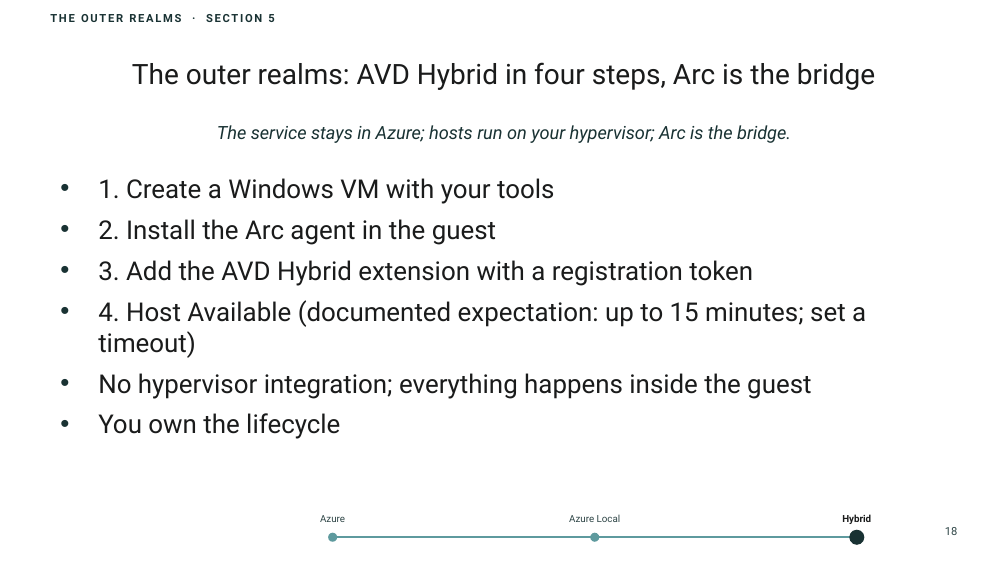
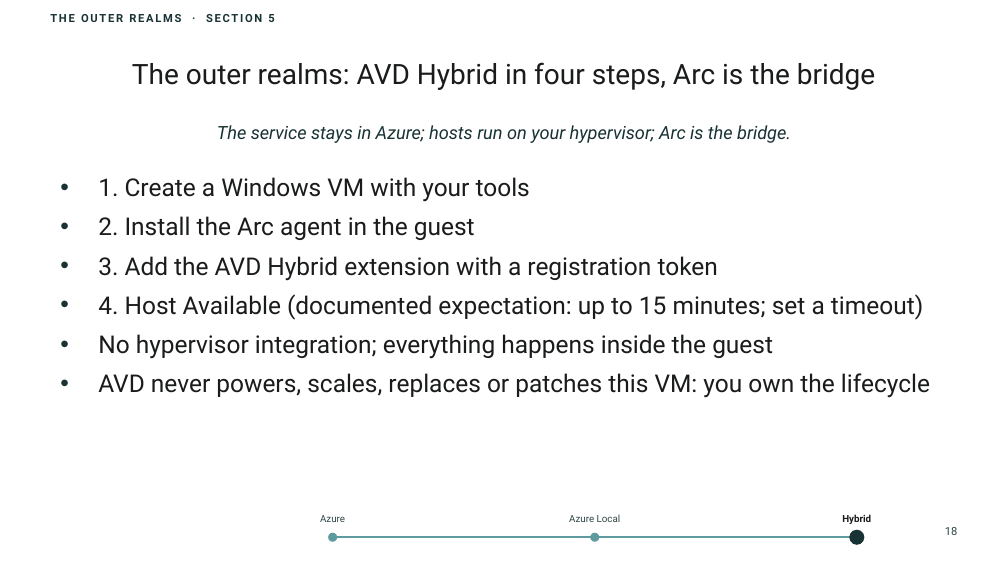
Before and after one commit to thisismydemo/nic2026_avd, a slide deck: slide 18 of presentation/AVD_Anywhere_NIC2026.pptx. Drawn at 1008x567 pixels with LibreOffice and Linux fonts; fonts in the diff are those of the drawing; background and template pictures are left out. Boxes give left, top, right and bottom in pixels: in the first picture for what was removed or moved away, otherwise in the second. Text is boxed around its words. In the diff, an @@ line names an element or a change of style, - is before the commit and + after.

Commit message:
docs: regenerate deck after Hybrid section re-cut

```diff
--- a/presentation/AVD_Anywhere_NIC2026.pptx
+++ b/presentation/AVD_Anywhere_NIC2026.pptx
@@ text at <box>98,177,923,359</box>: size 18.5 to 17.5 pt in "1. Create a Windows VM with your ...", "2. Install the Arc agent in the ...", "3. Add the AVD Hybrid extension with ...", "4. Host Available (documented expectation: up to ..." and 1 more places @@
@@ text at <box>98,373,930,398</box>: text changed; size 18.5 to 17.5 pt @@
-• You own the lifecycle
+• AVD never powers, scales, replaces or patches this VM: you own the lifecycle
```
Also in this commit, not shown: 3 other slides changed.
